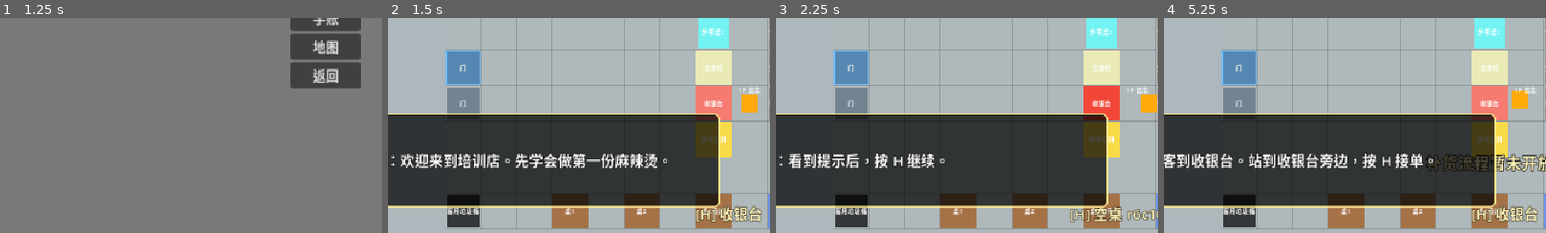
Above: before the commit, frames 1-4 (left to right).
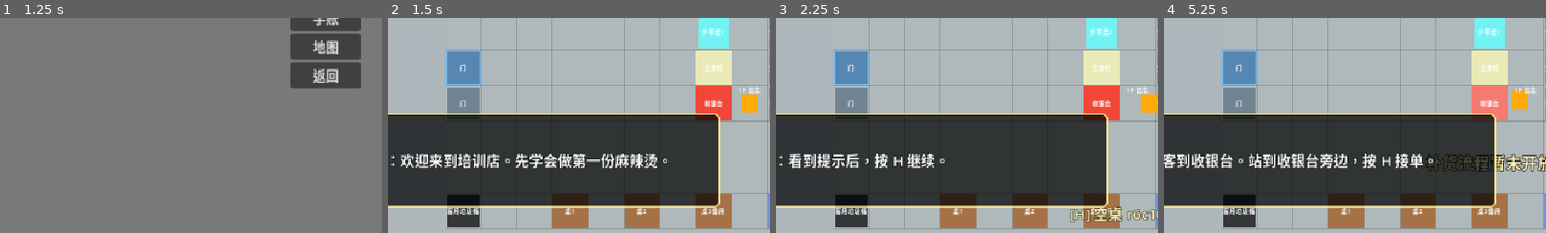
Above: after the commit, the same moments.

Repository: lcy2333orz-crypto/midemalatang
Game: Godot game, scene res://scenes/menus/title_menu.tscn
The game is run twice, just before and just after one commit, with the same random seed, the same clock (stepped at 60 frames per second) and the same inputs.
Inputs:
- Up to frame 1 (1.25 s): click "开始" at 0.5 s
- Up to frame 2 (1.5 s): click "快速开始" at 1.25 s
- Up to frame 3 (2.25 s): tap Enter (ui_accept) at 2 s; hold Right (ui_right) from 2.03 s (still down); hold H (interact) from 2.03 s (still down)
- Up to frame 4 (5.25 s): tap Enter (ui_accept) at 2.27, 3.02, 4.52 s; release Right (ui_right) at 2.78 s; release H (interact) at 2.78 s; hold Down (ui_down) 2.78-3.53 s; tap T (close_business) at 2.85 s; tap H (interact) at 3.05, 4.55 s; hold Right (ui_right) 3.53-4.28 s; hold H (interact) 3.53-4.28 s; hold Up (ui_up) 4.28-5.03 s; tap K (sauce_a) at 4.35 s; hold Left (ui_left) from 5.03 s (still down); hold H (interact) from 5.03 s (still down); tap L (sauce_b) at 5.1 s
The pictures show only the part of the screen within x 7-57%, y 50-100%; the shares and areas given below are measured in that part.

Frame 1 is identical in both runs. In frame 2, 3.5% of the frame differs, in the area x 80-98%, y 31-96%; in frame 3, 1.3%; in frame 4, 2.2%.

Commit message:
继续教学3

Diff:
--- a/scenes/gameplay/restaurant/restaurant_game_manager.gd
+++ b/scenes/gameplay/restaurant/restaurant_game_manager.gd
@@ -577,6 +577,10 @@
 		held_bowl = null
 		_place_tutorial_refill_bowl(original_holder)
 		_refresh_ui("先把空盆放在操作台上，然后拿起糊锅。")
+	elif not tutorial_refill_holder_by_order_id.has(active_order_id):
+		var existing_holder: OrderBowl = _find_existing_empty_holder_for_order(active_order_id)
+		if existing_holder != null:
+			tutorial_refill_holder_by_order_id[active_order_id] = existing_holder
 	var pot: CookingPot = cooker.take_pot()
 	if pot == null:
 		return false
@@ -823,19 +827,22 @@
 				cleared_order_id = cleared_bowl.order_id
 				if _is_tutorial_forced_overcook_order(cleared_order_id):
 					var original_holder: OrderBowl = tutorial_refill_holder_by_order_id.get(cleared_order_id, null) as OrderBowl
+					if original_holder == null or not is_instance_valid(original_holder):
+						original_holder = _find_existing_empty_holder_for_order(cleared_order_id)
 					if original_holder != null and is_instance_valid(original_holder):
+						tutorial_refill_holder_by_order_id[cleared_order_id] = original_holder
 						original_holder.mark_needs_refill()
 						_refresh_surface_slot_containing_bowl(original_holder)
+						if cleared_bowl != original_holder:
+							cleared_bowl.queue_free()
+					else:
+						push_warning("Tutorial forced overcook refill holder was not found; cleared bowl will not become a refill bowl.")
 						cleared_bowl.queue_free()
-					else:
-						push_warning("Tutorial forced overcook refill holder was not found; reusing cleared bowl.")
-						original_holder = cleared_bowl
-						original_holder.mark_needs_refill()
-						_place_tutorial_refill_bowl(original_holder)
 					held_pot.refresh_visual()
-					_refresh_ui("食物倒掉了。先把空锅放回锅位，再拿起待补配订单盆。")
+					_refresh_ui("食物倒掉了。先把空锅放回锅位，再拿起待补配订单盆。" if original_holder != null else "没有找到原订单盆，请先拿回订单盆")
 					_notify_tutorial("overcooked_pot_cleared", {"order_id": cleared_order_id})
-					_notify_tutorial("tutorial_overcook_cleared", {"bowl": original_holder})
+					if original_holder != null:
+						_notify_tutorial("tutorial_overcook_cleared", {"bowl": original_holder})
 					return
 				_clear_waiting_customer_for_order(cleared_order_id)
 				_clear_surface_slot_references(cleared_bowl)
@@ -904,6 +911,31 @@
 	target_slot.store_bowl(bowl)
 	target_slot.refresh_visual()
 	return true
+
+
+func _find_existing_empty_holder_for_order(order_id: int) -> OrderBowl:
+	if order_id <= 0:
+		return null
+	if held_bowl != null and is_instance_valid(held_bowl) and held_bowl.order_id == order_id and held_bowl.is_empty_holder:
+		return held_bowl
+	_cache_surface_slots()
+	for slot_value in surface_slots_by_id.values():
+		var slot: SurfaceSlot = slot_value as SurfaceSlot
+		if slot == null:
+			continue
+		var slot_bowl: OrderBowl = slot.get_stored_bowl()
+		if slot_bowl != null and is_instance_valid(slot_bowl) and slot_bowl.order_id == order_id and slot_bowl.is_empty_holder:
+			return slot_bowl
+	for waiting_bowl in waiting_area.bowls:
+		var waiting_order: OrderBowl = waiting_bowl as OrderBowl
+		if waiting_order != null and is_instance_valid(waiting_order) and waiting_order.order_id == order_id and waiting_order.is_empty_holder:
+			return waiting_order
+	if bowls_node != null:
+		for child in bowls_node.get_children():
+			var world_bowl: OrderBowl = child as OrderBowl
+			if world_bowl != null and is_instance_valid(world_bowl) and world_bowl.order_id == order_id and world_bowl.is_empty_holder:
+				return world_bowl
+	return null
 
 
 func _refresh_surface_slot_containing_bowl(bowl: OrderBowl) -> void:
--- a/scenes/gameplay/restaurant/tutorial_controller.gd
+++ b/scenes/gameplay/restaurant/tutorial_controller.gd
@@ -442,10 +442,10 @@
 		return
 	if not manager.queued_customers.is_empty():
 		return
-	for customer_node in manager.get_tree().get_nodes_in_group("restaurant_customers"):
-		var customer: RestaurantCustomer = customer_node as RestaurantCustomer
-		if customer != null and is_instance_valid(customer):
-			return
+	if not manager.waiting_customers_by_order_id.is_empty():
+		return
+	if not manager._get_tracked_order_bowls().is_empty():
+		return
 	manager.spawn_customer()
 
 
--- a/scenes/gameplay/test_restaurant.tscn
+++ b/scenes/gameplay/test_restaurant.tscn
@@ -32,6 +32,9 @@
 [sub_resource type="RectangleShape2D" id="Shape_interact_front_right"]
 size = Vector2(28, 34)
 
+[sub_resource type="RectangleShape2D" id="Shape_interact_station_center"]
+size = Vector2(44, 40)
+
 [sub_resource type="RectangleShape2D" id="Shape_interact_surface"]
 size = Vector2(60, 60)
 
@@ -1354,8 +1357,7 @@
 interaction_priority = 120
 
 [node name="CollisionShape2D" type="CollisionShape2D" parent="Stations/Counter/InteractionArea"]
-position = Vector2(35, 0)
-shape = SubResource("Shape_interact_front_right")
+shape = SubResource("Shape_interact_station_center")
 
 [node name="DiningTables" type="Node2D" parent="Stations"]
 
@@ -1519,10 +1521,12 @@
 script = ExtResource("4_waiting_area")
 
 [node name="Visual" type="Polygon2D" parent="Stations/WaitingOrderArea"]
+visible = false
 color = Color(0.98, 0.86, 0.28, 1)
 polygon = PackedVector2Array(-22, -22, 22, -22, 22, 22, -22, 22)
 
 [node name="Label" type="Label" parent="Stations/WaitingOrderArea"]
+visible = false
 offset_left = -72.0
 offset_top = -12.0
 offset_right = 72.0
@@ -1535,15 +1539,18 @@
 [node name="SolidBody" type="StaticBody2D" parent="Stations/WaitingOrderArea"]
 
 [node name="CollisionShape2D" type="CollisionShape2D" parent="Stations/WaitingOrderArea/SolidBody"]
+disabled = true
 shape = SubResource("Shape_solid_wide")
 
 [node name="InteractionArea" type="Area2D" parent="Stations/WaitingOrderArea"]
+monitoring = false
 collision_layer = 2
 script = ExtResource("3_station_area")
 station_name = "WaitingOrderArea"
 station_label = "待煮区旧"
 
 [node name="CollisionShape2D" type="CollisionShape2D" parent="Stations/WaitingOrderArea/InteractionArea"]
+disabled = true
 shape = SubResource("Shape_interact_wide")
 
 [node name="CookerStations" type="Node2D" parent="Stations"]
@@ -1675,8 +1682,7 @@
 interaction_priority = 125
 
 [node name="CollisionShape2D" type="CollisionShape2D" parent="Stations/StapleArea/InteractionArea"]
-position = Vector2(35, 0)
-shape = SubResource("Shape_interact_front_right")
+shape = SubResource("Shape_interact_station_center")
 
 [node name="SauceStation" type="Node2D" parent="Stations"]
 position = Vector2(705, 512.5)
--- a/tools/restaurant_smoke_test.gd
+++ b/tools/restaurant_smoke_test.gd
@@ -472,6 +472,10 @@
 		_fail("tutorial controller", "tutorial forced overcook should clear cooked content instead of turning it into refill bowl")
 		scene.queue_free()
 		return
+	if _count_empty_holders_for_order(manager, 931) != 1:
+		_fail("tutorial controller", "tutorial forced overcook should leave exactly one holder for the order")
+		scene.queue_free()
+		return
 
 	controller.current_step_index = _tutorial_step_index(controller, "second_refill_prepare")
 	manager.interact_cooker(manager.cooker_1)
@@ -502,6 +506,27 @@
 		return
 	if manager.tutorial_refill_holder_by_order_id.has(931):
 		_fail("tutorial controller", "tutorial refill tracking should clear after refill")
+		scene.queue_free()
+		return
+
+	var missing_holder_pot: CookingPot = CookingPot.new()
+	scene.add_child(missing_holder_pot)
+	var missing_holder_bowl: OrderBowl = OrderBowl.new()
+	missing_holder_bowl.setup_order(934, {"spinach": 1}, "noodle", "mild", "dine_in", 2, 1)
+	missing_holder_bowl.add_required_staple()
+	missing_holder_pot.add_order_bowl(missing_holder_bowl)
+	missing_holder_bowl.force_overcooked_for_tutorial()
+	controller.forced_overcook_order_id = 934
+	controller.waiting_for_refill_order_id = 934
+	manager.held_bowl = null
+	manager.held_pot = missing_holder_pot
+	manager.interact_trash_bin()
+	if missing_holder_bowl != null and is_instance_valid(missing_holder_bowl) and not missing_holder_bowl.is_queued_for_deletion():
+		_fail("tutorial controller", "missing-holder tutorial overcook should clear cooked content")
+		scene.queue_free()
+		return
+	if _count_empty_holders_for_order(manager, 934) != 0:
+		_fail("tutorial controller", "missing-holder tutorial overcook should not create a refill holder")
 		scene.queue_free()
 		return
 
@@ -527,8 +552,14 @@
 		if cleanup_customer != null and is_instance_valid(cleanup_customer):
 			cleanup_customer.queue_free()
 	manager.queued_customers.clear()
+	manager.waiting_customers_by_order_id.clear()
+	manager.held_bowl = null
+	manager.held_pot = null
 	await process_frame
 	var spawn_before_third_intro: int = int(manager.spawn_count)
+	var stale_customer_scene: PackedScene = load("res://scenes/gameplay/restaurant/restaurant_customer.tscn")
+	var stale_customer: RestaurantCustomer = stale_customer_scene.instantiate() as RestaurantCustomer
+	scene.add_child(stale_customer)
 	controller.current_step_index = _tutorial_step_index(controller, "third_intro")
 	controller._show_current_step()
 	if int(manager.spawn_count) != spawn_before_third_intro:
@@ -632,6 +663,41 @@
 		if slot != null and slot.get_stored_bowl() == bowl:
 			return slot.slot_id
 	return ""
+
+
+func _count_empty_holders_for_order(manager: RestaurantGameManager, order_id: int) -> int:
+	if manager == null:
+		return 0
+	var seen: Dictionary = {}
+	var count: int = 0
+	var candidates: Array[OrderBowl] = []
+	if manager.held_bowl != null:
+		candidates.append(manager.held_bowl)
+	for slot_value in manager.surface_slots_by_id.values():
+		var slot: SurfaceSlot = slot_value as SurfaceSlot
+		if slot != null:
+			var slot_bowl: OrderBowl = slot.get_stored_bowl()
+			if slot_bowl != null:
+				candidates.append(slot_bowl)
+	for waiting_bowl in manager.waiting_area.bowls:
+		var waiting_order: OrderBowl = waiting_bowl as OrderBowl
+		if waiting_order != null:
+			candidates.append(waiting_order)
+	if manager.bowls_node != null:
+		for child in manager.bowls_node.get_children():
+			var world_bowl: OrderBowl = child as OrderBowl
+			if world_bowl != null:
+				candidates.append(world_bowl)
+	for bowl in candidates:
+		if bowl == null or not is_instance_valid(bowl) or bowl.is_queued_for_deletion():
+			continue
+		var instance_id: int = bowl.get_instance_id()
+		if seen.has(instance_id):
+			continue
+		seen[instance_id] = true
+		if bowl.order_id == order_id and bowl.is_empty_holder:
+			count += 1
+	return count
 
 
 func _check_input_mappings() -> void:
@@ -856,7 +922,6 @@
 		"Stations/StorageArea/Label": "冰箱",
 		"Stations/DiningTables/DiningTable1/Label": "桌1",
 		"Stations/DiningTables/DiningTable2/Label": "桌2",
-		"Stations/WaitingOrderArea/Label": "待煮区旧",
 		"SurfaceSlots/SurfaceSlot_r1c8/Label": "空桌 r1c8",
 		"SurfaceSlots/SurfaceSlot_r1c9/Label": "空桌 r1c9",
 		"SurfaceSlots/SurfaceSlot_r1c10/Label": "空桌 r1c10",
@@ -888,6 +953,16 @@
 			continue
 		if label.text != expected:
 			_fail("greybox labels", "%s expected '%s' but was '%s'" % [path, expected, label.text])
+	var old_waiting_visual: CanvasItem = scene.get_node_or_null("Stations/WaitingOrderArea/Visual") as CanvasItem
+	var old_waiting_label: CanvasItem = scene.get_node_or_null("Stations/WaitingOrderArea/Label") as CanvasItem
+	var old_waiting_area: Area2D = scene.get_node_or_null("Stations/WaitingOrderArea/InteractionArea") as Area2D
+	var old_waiting_shape: CollisionShape2D = scene.get_node_or_null("Stations/WaitingOrderArea/InteractionArea/CollisionShape2D") as CollisionShape2D
+	var old_waiting_solid_shape: CollisionShape2D = scene.get_node_or_null("Stations/WaitingOrderArea/SolidBody/CollisionShape2D") as CollisionShape2D
+	if old_waiting_visual == null or old_waiting_label == null or old_waiting_area == null or old_waiting_shape == null or old_waiting_solid_shape == null:
+		_fail("greybox labels", "missing old WaitingOrderArea nodes")
+		return
+	if old_waiting_visual.visible or old_waiting_label.visible or old_waiting_area.monitoring or not old_waiting_shape.disabled or not old_waiting_solid_shape.disabled:
+		_fail("greybox labels", "old WaitingOrderArea should be hidden and non-interactive")
 
 
 func _assert_independent_cell_bodies(scene: Node) -> void:
@@ -1051,22 +1126,22 @@
 
 	var counter_shape: CollisionShape2D = scene.get_node_or_null("Stations/Counter/InteractionArea/CollisionShape2D") as CollisionShape2D
 	var staple_shape: CollisionShape2D = scene.get_node_or_null("Stations/StapleArea/InteractionArea/CollisionShape2D") as CollisionShape2D
-	_assert_front_right_shape(counter_shape, "Counter")
-	_assert_front_right_shape(staple_shape, "StapleArea")
-
-
-func _assert_front_right_shape(shape_node: CollisionShape2D, label: String) -> void:
+	_assert_centered_station_shape(counter_shape, "Counter")
+	_assert_centered_station_shape(staple_shape, "StapleArea")
+
+
+func _assert_centered_station_shape(shape_node: CollisionShape2D, label: String) -> void:
 	if shape_node == null:
-		_fail("interaction shape", "%s missing front interaction shape" % label)
+		_fail("interaction shape", "%s missing centered interaction shape" % label)
 		return
 	var rect: RectangleShape2D = shape_node.shape as RectangleShape2D
 	if rect == null:
-		_fail("interaction shape", "%s front shape is not RectangleShape2D" % label)
-		return
-	if rect.size.x > 32.0 or rect.size.y > 36.0:
-		_fail("interaction shape", "%s front shape too large: %s" % [label, rect.size])
-	if shape_node.position.x <= 25.0:
-		_fail("interaction shape", "%s front shape should be offset right" % label)
+		_fail("interaction shape", "%s centered shape is not RectangleShape2D" % label)
+		return
+	if absf(shape_node.position.x) > 0.1 or absf(shape_node.position.y) > 0.1:
+		_fail("interaction shape", "%s centered shape should not be offset: %s" % [label, shape_node.position])
+	if rect.size.x < 40.0 or rect.size.x > 52.0 or rect.size.y < 34.0 or rect.size.y > 44.0:
+		_fail("interaction shape", "%s centered shape should be about one grid cell: %s" % [label, rect.size])
 
 
 func _assert_removed_station_interaction_areas(scene: Node) -> void:
@@ -2197,15 +2272,15 @@
 		scene.queue_free()
 		return
 
-	if counter_shape.position.x <= 25.0 or staple_shape.position.x <= 25.0:
-		_fail("staple interaction", "counter and staple interaction shapes should be offset to the right")
+	if absf(counter_shape.position.x) > 0.1 or absf(staple_shape.position.x) > 0.1 or absf(counter_shape.position.y) > 0.1 or absf(staple_shape.position.y) > 0.1:
+		_fail("staple interaction", "counter and staple interaction shapes should be centered")
 		scene.queue_free()
 		return
 
 	var counter_rect: RectangleShape2D = counter_shape.shape as RectangleShape2D
 	var staple_rect: RectangleShape2D = staple_shape.shape as RectangleShape2D
-	if counter_rect == null or staple_rect == null or counter_rect.size.x > 32.0 or counter_rect.size.y > 36.0 or staple_rect.size.x > 32.0 or staple_rect.size.y > 36.0:
-		_fail("staple interaction", "counter and staple interaction shapes should be narrow")
+	if counter_rect == null or staple_rect == null or counter_rect.size.x < 40.0 or counter_rect.size.x > 52.0 or counter_rect.size.y < 34.0 or counter_rect.size.y > 44.0 or staple_rect.size.x < 40.0 or staple_rect.size.x > 52.0 or staple_rect.size.y < 34.0 or staple_rect.size.y > 44.0:
+		_fail("staple interaction", "counter and staple interaction shapes should be centered and about one grid cell")
 		scene.queue_free()
 		return
 	if counter_area.get_interaction_priority() != 120 or staple_area.get_interaction_priority() != 125:
